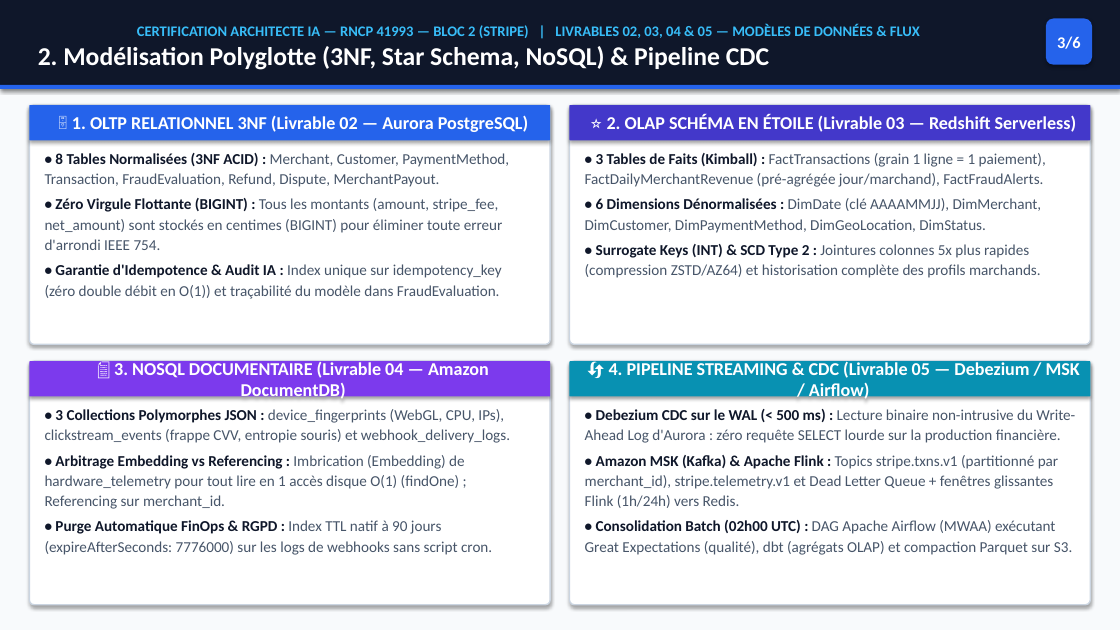
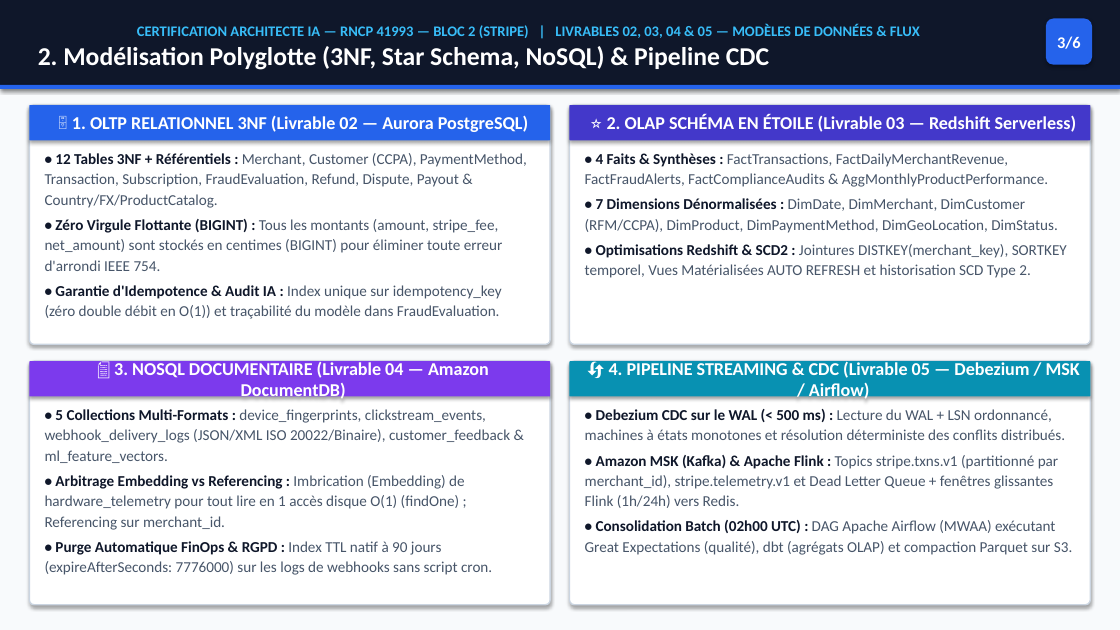
Before and after one commit to Elkristobal59/CERTIFICATION_AIA, a slide deck: slide 3 of 02_BLOC_2_ARCHITECTURE_STRIPE/LIVRABLES/PRESENTATION_STRIPE_BLOC2.pptx. Drawn at 1120x630 pixels with LibreOffice and Linux fonts; fonts in the diff are those of the drawing. Boxes give left, top, right and bottom in pixels: in the first picture for what was removed or moved away, otherwise in the second. Text is boxed around its words. In the diff, an @@ line names an element or a change of style, - is before the commit and + after.

```diff
--- a/02_BLOC_2_ARCHITECTURE_STRIPE/LIVRABLES/PRESENTATION_STRIPE_BLOC2.pptx
+++ b/02_BLOC_2_ARCHITECTURE_STRIPE/LIVRABLES/PRESENTATION_STRIPE_BLOC2.pptx
@@ text at [45, 153, 527, 208]: text changed @@
-• 8 Tables Normalisées (3NF ACID) : Merchant, Customer, PaymentMethod, Transaction, FraudEvaluation, Refund, Dispute, MerchantPayout.
+• 12 Tables 3NF + Référentiels : Merchant, Customer (CCPA), PaymentMethod, Transaction, Subscription, FraudEvaluation, Refund, Dispute, Payout & Country/FX/ProductCatalog.
@@ text at [585, 153, 1067, 278]: text changed @@
-• 3 Tables de Faits (Kimball) : FactTransactions (grain 1 ligne = 1 paiement), FactDailyMerchantRevenue (pré-agrégée jour/marchand), FactFraudAlerts.
-• 6 Dimensions Dénormalisées : DimDate (clé AAAAMMJJ), DimMerchant, DimCustomer, DimPaymentMethod, DimGeoLocation, DimStatus.
-• Surrogate Keys (INT) & SCD Type 2 : Jointures colonnes 5x plus rapides (compression ZSTD/AZ64) et historisation complète des profils marchands.
+• 4 Faits & Synthèses : FactTransactions, FactDailyMerchantRevenue, FactFraudAlerts, FactComplianceAudits & AggMonthlyProductPerformance.
+• 7 Dimensions Dénormalisées : DimDate, DimMerchant, DimCustomer (RFM/CCPA), DimProduct, DimPaymentMethod, DimGeoLocation, DimStatus.
+• Optimisations Redshift & SCD2 : Jointures DISTKEY(merchant_key), SORTKEY temporel, Vues Matérialisées AUTO REFRESH et historisation SCD Type 2.
@@ text at [45, 409, 510, 463]: text changed @@
-• 3 Collections Polymorphes JSON : device_fingerprints (WebGL, CPU, IPs), clickstream_events (frappe CVV, entropie souris) et webhook_delivery_logs.
+• 5 Collections Multi-Formats : device_fingerprints, clickstream_events, webhook_delivery_logs (JSON/XML ISO 20022/Binaire), customer_feedback & ml_feature_vectors.
@@ text at [585, 409, 1065, 440]: text changed @@
-• Debezium CDC sur le WAL (< 500 ms) : Lecture binaire non-intrusive du Write-Ahead Log d'Aurora : zéro requête SELECT lourde sur la production financière.
+• Debezium CDC sur le WAL (< 500 ms) : Lecture du WAL + LSN ordonnancé, machines à états monotones et résolution déterministe des conflits distribués.
```
Also in this commit, not shown: 4 other slides changed, 15 other files.
